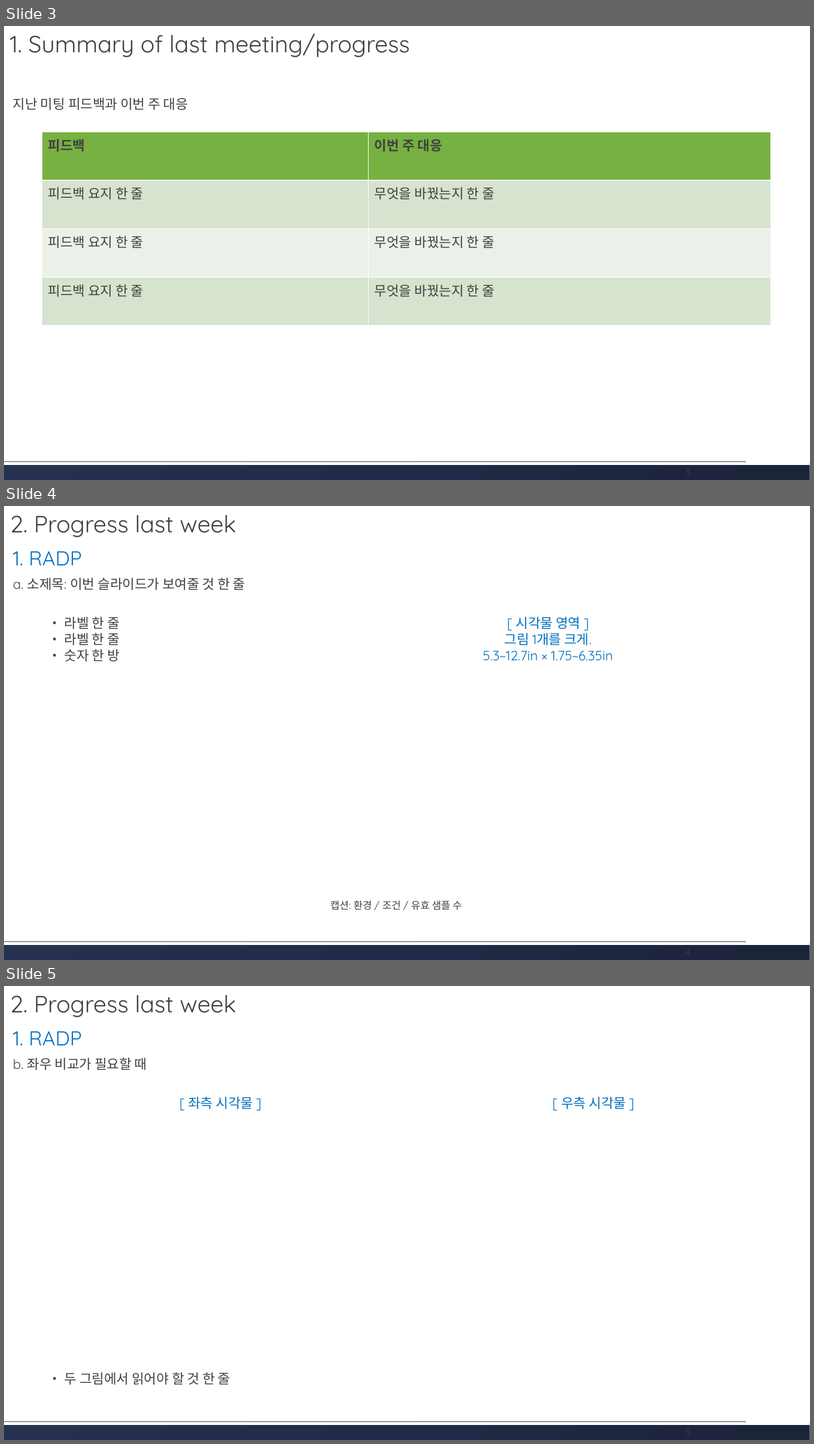
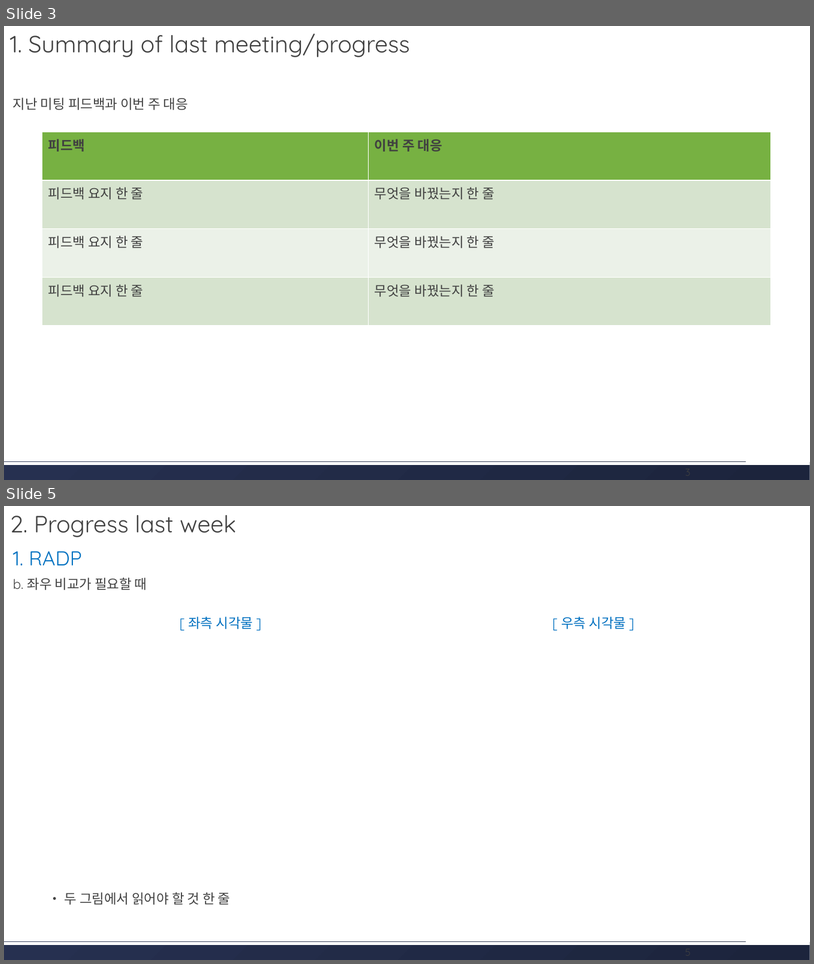
Before and after one commit to hjkim24/RADP, a slide deck: ppt/template/radp-progress-template.pptx. Shown one above the other, each under a label of ours: slides 3, 4 and 5 before the commit, slides 3 and 5 after it; the slides between them are not shown. The pictures are 814x1444 and 814x964 pixels, drawn with LibreOffice and Linux fonts; fonts in the diff are those of the drawing. Boxes give left, top, right and bottom in pixels: in the first picture for what was removed or moved away, otherwise in the second. Text is boxed around its words. In the diff, an @@ line names an element or a change of style, - is before the commit and + after.

```diff
--- a/ppt/template/radp-progress-template.pptx
+++ b/ppt/template/radp-progress-template.pptx
@@ slide 4 removed at (4,506,810,960), background #FFFFFF; not listed: 2 template elements that a slide beside it also shows @@
@@ text removed at (10,515,236,537) @@
-2. Progress last week
@@ text removed at (13,551,81,565) @@
-1. RADP
@@ text removed at (13,577,246,590) @@
-a. 소제목: 이번 슬라이드가 보여줄 것 한 줄
@@ text removed at (65,616,120,661) @@
-• 라벨 한 줄
-• 라벨 한 줄
-• 숫자 한 방
@@ text removed at (483,616,613,661) @@
-[ 시각물 영역 ]
-그림 1개를 크게.
-5.3~12.7in × 1.75~6.35in
@@ text removed at (330,900,462,910) @@
-캡션: 환경 / 조건 / 유효 샘플 수
@@ text removed at (686,944,691,959) @@
-4
```
Also in this commit, not shown: 1 slide added.
